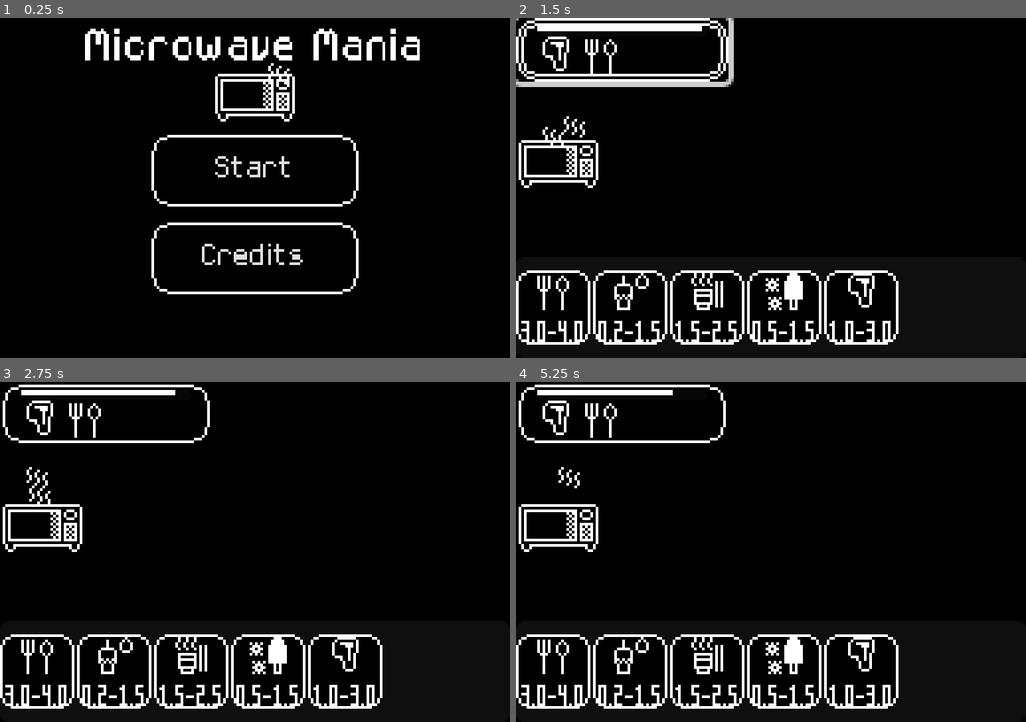
Above: before the commit, frames 1-4 (two rows, left to right).
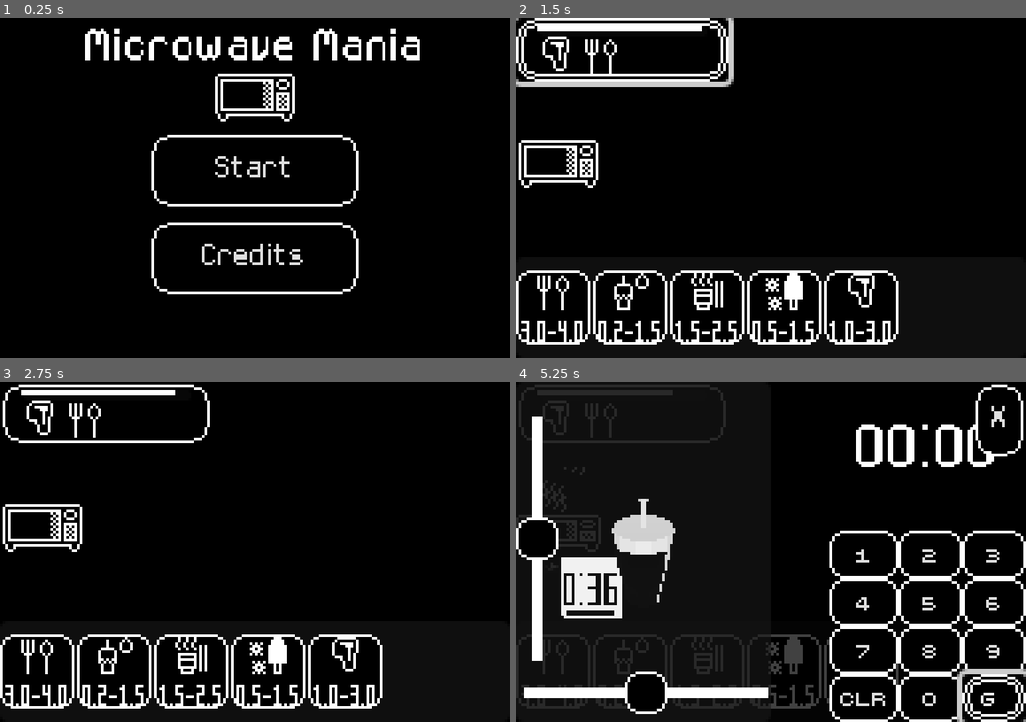
Above: after the commit, the same moments.

Repository: SpntKbrg/microwave-game
Game: Godot game, scene res://scenes/release/main_menu.tscn
Two runs of this game, one before a commit and one after it. Both use one fixed random seed, a clock stepped at 60 frames per second and the inputs below.
Inputs (mouse positions are in pixels of both pictures, inside the frame that each line leads up to):
- Up to frame 1 (0.25 s): no input
- Up to frame 2 (1.5 s): click "Start" at 0.5 s; click (623, 48) at 1.25 s
- Up to frame 3 (2.75 s): click (40, 511) at 2 s
- Up to frame 4 (5.25 s): click (551, 671) at 2.75 s; click "GO" at 3.5 s; click (628, 671) at 4.27 s; click "GO" at 5 s

The runs differ from the first frame. In frame 1, less than 0.1% of the frame differs, in the area x 52-57%, y 13-20%; in frame 2, 0.1%; in frame 3, 0.1%; in frame 4, 18%, in the area x 0-100%, y 0-100%.

Commit message:
Send cmd to microwave

Diff:
--- a/scenes/microwave_sprite.tscn
+++ b/scenes/microwave_sprite.tscn
@@ -34,11 +34,12 @@
 emission_box_extents = Vector3(10, 1, 1)
 direction = Vector3(-1, 0, 0)
 
-[node name="MicrowaveSprite" type="AnimatedSprite2D"]
+[node name="MicrowaveSprite" type="AnimatedSprite2D" node_paths=PackedStringArray("__particles")]
 texture_filter = 1
 sprite_frames = SubResource("SpriteFrames_utbpp")
 animation = &"microwave_anim"
 script = ExtResource("4_pfil4")
+__particles = NodePath("HeatParticles")
 
 [node name="HeatParticles" type="GPUParticles2D" parent="."]
 position = Vector2(0, -10)
--- a/scenes/release/real_game_scene.tscn
+++ b/scenes/release/real_game_scene.tscn
@@ -87,13 +87,14 @@
 visible = false
 layout_mode = 1
 
-[node name="GameSystem" type="Node" parent="." node_paths=PackedStringArray("customer_system", "item_factory", "microwave_inspect", "input_state_handler", "item_shelf_spawner", "__customer_data_holder", "__customer_button_container")]
+[node name="GameSystem" type="Node" parent="." node_paths=PackedStringArray("customer_system", "item_factory", "microwave_inspect", "input_state_handler", "item_shelf_spawner", "microwave_spawner", "__customer_data_holder", "__customer_button_container")]
 script = ExtResource("7_e1xsh")
 customer_system = NodePath("CustomerSystem")
 item_factory = NodePath("ItemFactory")
 microwave_inspect = NodePath("../MicrowaveInspect")
 input_state_handler = NodePath("InputStateHandler")
 item_shelf_spawner = NodePath("ItemShelfSpawner")
+microwave_spawner = NodePath("MicrowaveSpawner")
 __customer_data_holder = NodePath("CustomerList")
 __customer_button_container = NodePath("../CustomerRow/CustomerButtonContainer")
 __customer_node_template = ExtResource("8_e38y6")
--- a/scripts/game/basic_microwave_ui.gd
+++ b/scripts/game/basic_microwave_ui.gd
@@ -32,7 +32,7 @@
 	var fixed_t := min_unit * 60 + sec_unit
 	print("microwave ui -> ", fixed_t)
 	command.duration = fixed_t
-	on_commit_command.emit(command)
+	# on_commit_command.emit(command) # IMicrowaveUI also send signal
 	on_reset_pressed()
 
 func on_temperature_pressed(index: int) -> void:
--- a/scripts/game/microwave_inspect.gd
+++ b/scripts/game/microwave_inspect.gd
@@ -6,12 +6,30 @@
 @export var microwave_ui: BasicMicrowaveUI
 @export var close_button: Button
 
+var __condition_func: Callable
+
+signal on_commit_command(cmd: MicrowaveMethod)
+
 func _ready() -> void:
-	microwave_ui.start_button.pressed.connect(func(): self.visible = false)
+	microwave_ui.on_commit_command.connect(__try_commit_command)
 	close_button.pressed.connect(func(): self.visible = false)
+
+func __try_commit_command(cmd: MicrowaveMethod) -> void:
+	var precheck = __condition_func.call()
+	print(precheck)
+	if not (precheck as bool):
+		print("no microwave ready")
+		# TODO microwave not ready notif
+		return
+	print("send command")
+	on_commit_command.emit(cmd)
+	visible = false
 
 func get_microwave_ui() -> BasicMicrowaveUI:
 	return microwave_ui
 
 func setup(item: ItemData) -> void:
 	inspect_modal.set_display_item(item)
+
+func set_condition_func(callback: Callable) -> void:
+	__condition_func = callback
--- a/scripts/game/microwave_spawner.gd
+++ b/scripts/game/microwave_spawner.gd
@@ -10,3 +10,19 @@
 	for microwave in microwave_set:
 		var mw = microwave_factory.create(microwave);
 		microwave_spawn_point.add_child.call_deferred(mw)
+
+func is_any_microwave_free() -> bool:
+	for microwave in microwave_spawn_point.get_children():
+		if not (microwave as MicrowaveToggle).is_running:
+			return true
+	return false
+
+
+func send_cmd(command: MicrowaveMethod) -> void:
+	for microwave in microwave_spawn_point.get_children():
+		var microwave_chked := (microwave as MicrowaveToggle)
+		if not microwave_chked.is_running:
+			print("microwave found")
+			microwave_chked.commit_command(command)
+			return
+	print("err: no microwave found")
--- a/scripts/game/microwave_toggle.gd
+++ b/scripts/game/microwave_toggle.gd
@@ -1,3 +1,4 @@
+class_name MicrowaveToggle
 extends TextureButton
 
 @export var microwave_timer: Timer
--- a/scripts/game/scene/game_system.gd
+++ b/scripts/game/scene/game_system.gd
@@ -8,6 +8,7 @@
 @export var microwave_inspect: MicrowaveInspect
 @export var input_state_handler: InputStateHandler
 @export var item_shelf_spawner: ItemShelfSpawner
+@export var microwave_spawner: MicrowaveSpawner
 
 @export_category("Internal")
 @export var __customer_data_holder: Node
@@ -43,12 +44,18 @@
 		microwave_inspect.setup(item)
 	)
 	item_shelf_spawner.on_item_selected.connect(input_state_handler.on_select_item)
+	microwave_inspect.on_commit_command.connect(input_state_handler.on_submit_microwave_cmd)
+	input_state_handler.signal_try_command_microwave.connect(microwave_spawner.send_cmd)
+
 
 func setup() -> void:
 	__item_data = {}
 	for item in __item_resources:
 		__item_data.set(item.item_type, item)
 	item_shelf_spawner.setup(__item_data)
+	microwave_inspect.set_condition_func(func ():
+		return microwave_spawner.is_any_microwave_free()
+	)
 
 func start_game() -> void:
 	customer_system.set_running(true)
--- a/scripts/input_state_handler.gd
+++ b/scripts/input_state_handler.gd
@@ -13,7 +13,7 @@
 
 signal signal_try_give_item_to_customer(microwave_id: int, customer_id: int)
 signal signal_show_microwave_ui(is_showing: bool, item_type_id: int)
-# signal signal_try_command_microwave(item_id: int, command)
+signal signal_try_command_microwave(command: MicrowaveMethod)
 
 func _ready() -> void:
 	reset_state()
@@ -33,11 +33,11 @@
 	__selected_id = id
 	signal_show_microwave_ui.emit(true, __selected_id)
 
-
-func on_submit_microwave_cmd() -> void:
+func on_submit_microwave_cmd(cmd: MicrowaveMethod) -> void:
 	if __state != SelectionState.ITEM_SELECTED:
 		return
-	# signal_try_command_microwave.emit(...)
+	signal_try_command_microwave.emit(cmd)
+	reset_state()
 
 
 func reset_state() -> void:
--- a/scripts/sprites/anim_sprite.gd
+++ b/scripts/sprites/anim_sprite.gd
@@ -9,6 +9,9 @@
 
 var __is_animating: bool = false
 var __is_particle_emitting: bool = false
+
+func _ready() -> void:
+	__update_display()
 
 func set_animating(is_animating: bool) -> void:
 	__is_animating = is_animating
